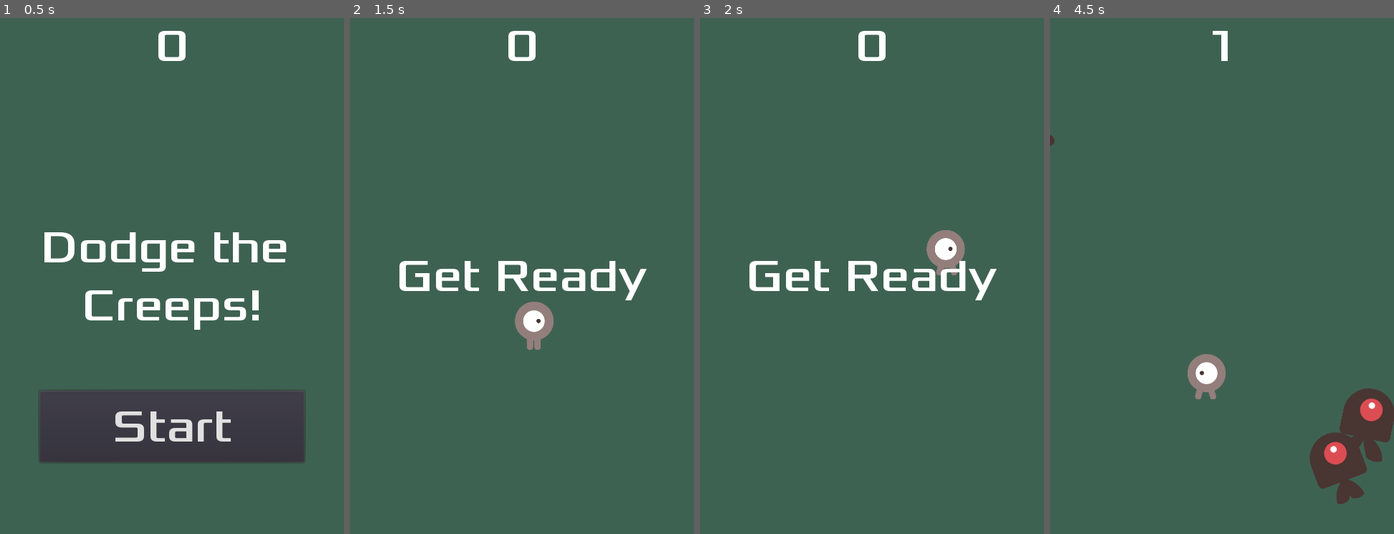
Above: before the commit, frames 1-4 (left to right).
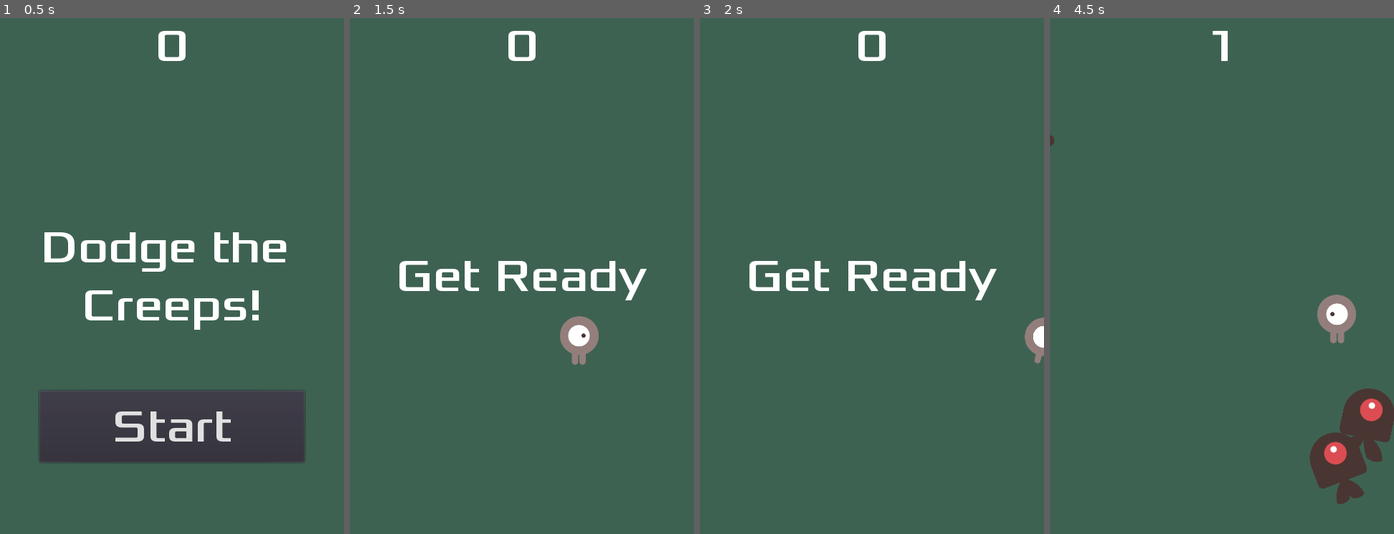
Above: after the commit, the same moments.

Repository: arthemus/dodge-creeps
Game: Godot game, scene res://Main.tscn
Same seed, same stepped clock (60 frames per second), same inputs: the game is played once before the commit and once after it.
Inputs (mouse positions are in pixels of both pictures, inside the frame that each line leads up to):
- Up to frame 1 (0.5 s): no input
- Up to frame 2 (1.5 s): click "Start" at 0.5 s; tap Enter at 1.25 s; move the mouse to (597, 250) at 1.27 s; hold Right (ui_right) from 1.28 s (still down); click (597, 250) at 1.42 s
- Up to frame 3 (2 s): keep holding Right (ui_right)
- Up to frame 4 (4.5 s): move the mouse to (1153, 301) at 2.02 s; release Right (ui_right) at 2.03 s; hold Down (ui_down) 2.03-2.78 s; move the mouse to (1256, 162) at 2.77 s; hold Right (ui_right) 2.78-3.53 s; move the mouse to (1204, 379) at 3.52 s; hold Up (ui_up) 3.53-4.28 s; click (1204, 379) at 3.67 s; move the mouse to (1325, 353) at 4.27 s; hold Left (ui_left) from 4.28 s (still down)

Frame 1 is identical in both runs. In frame 2, 1.5% of the frame differs, in the area x 47-73%, y 55-68%; in frame 3, 1.0%; in frame 4, 1.5%.

Commit message:
Fixing player script.

Diff:
--- a/Player.gd
+++ b/Player.gd
@@ -2,62 +2,51 @@
 
 signal hit
 
+# How fast the player will move (pixels/sec).
 export var speed = 400
-var velocity = Vector2()
+
+# Size of the game window.
 var screen_size
-# Add this variable to hold the clicked position.
-var target = Vector2()
+
+func start(pos):
+	position = pos
+	show()
+	$CollisionShape2D.disabled = false
 
 func _ready():
 	hide()
 	screen_size = get_viewport_rect().size
 
-func start(pos):
-	position = pos
-	# Initial target is the start position.
-	target = pos
-	show()
-	$CollisionShape2D.disabled = false
-
-# Change the target whenever a touch event happens.
-func _input(event):
-	if event is InputEventScreenTouch and event.pressed:
-		target = event.position
-
 func _process(delta):
-	# Move towards the target and stop when close.
-	if position.distance_to(target) > 10:
-		velocity = (target - position).normalized() * speed
-	else:
-		velocity = Vector2()
-# Remove keyboard controls.
-#    if Input.is_action_pressed("ui_right"):
-#       velocity.x += 1
-#    if Input.is_action_pressed("ui_left"):
-#        velocity.x -= 1
-#    if Input.is_action_pressed("ui_down"):
-#        velocity.y += 1
-#    if Input.is_action_pressed("ui_up"):
-#        velocity.y -= 1
+	# The player's movement vector.
+	var velocity = Vector2()
+	if Input.is_action_pressed("ui_right"):
+		velocity.x += 1
+	if Input.is_action_pressed("ui_left"):
+		velocity.x -= 1
+	if Input.is_action_pressed("ui_down"):
+		velocity.y += 1
+	if Input.is_action_pressed("ui_up"):
+		velocity.y -= 1
 	if velocity.length() > 0:
 		velocity = velocity.normalized() * speed
 		$AnimatedSprite.play()
 	else:
 		$AnimatedSprite.stop()
 	position += velocity * delta
-    # We don't need to clamp the player's position
-    # because you can't click outside the screen.
-    # position.x = clamp(position.x, 0, screensize.x)
-    # position.y = clamp(position.y, 0, screensize.y)
+	position.x = clamp(position.x, 0, screen_size.x)
+	position.y = clamp(position.y, 0, screen_size.y)
 	if velocity.x != 0:
 		$AnimatedSprite.animation = "right"
 		$AnimatedSprite.flip_v = false
+		# See the note below about boolean
 		$AnimatedSprite.flip_h = velocity.x < 0
 	elif velocity.y != 0:
 		$AnimatedSprite.animation = "up"
 		$AnimatedSprite.flip_v = velocity.y > 0
 
 func _on_Player_body_entered(body):
+	# Player disappears after being hit.
 	hide()
 	emit_signal("hit")
 	$CollisionShape2D.set_deferred("disabled", true)
